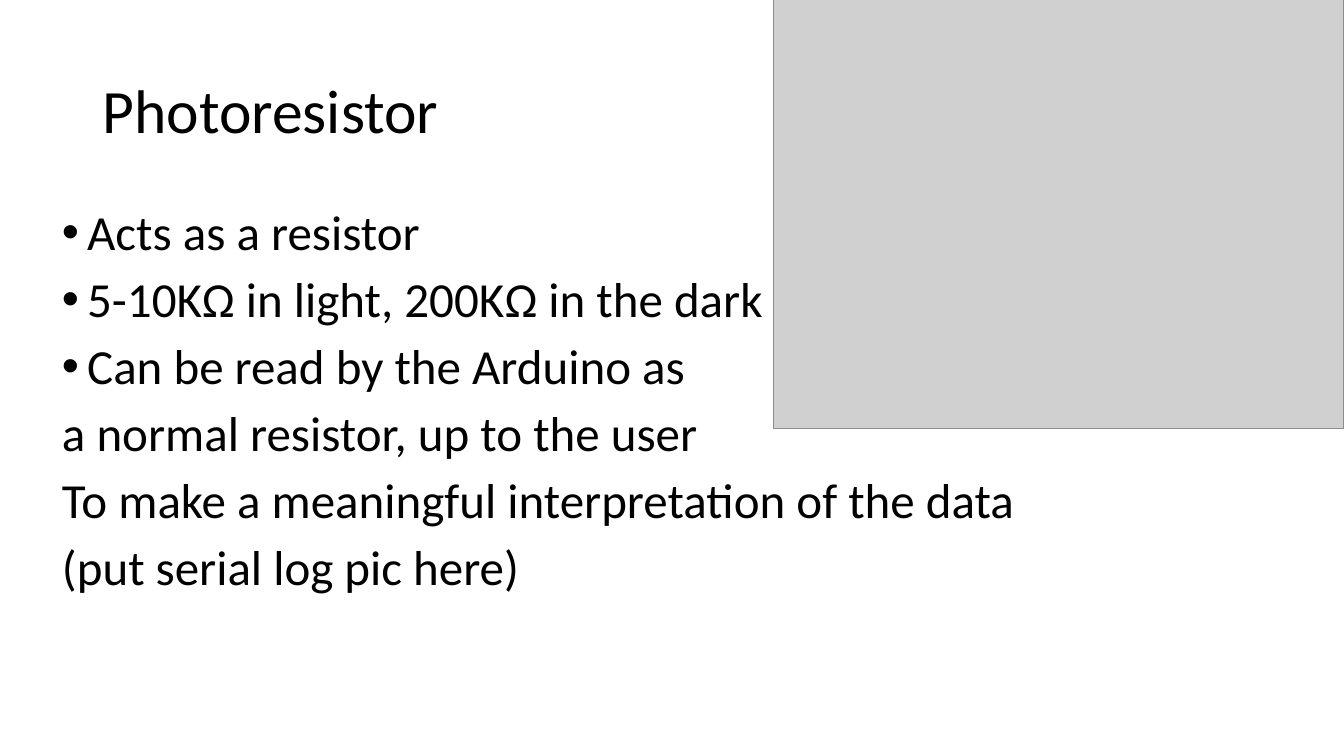
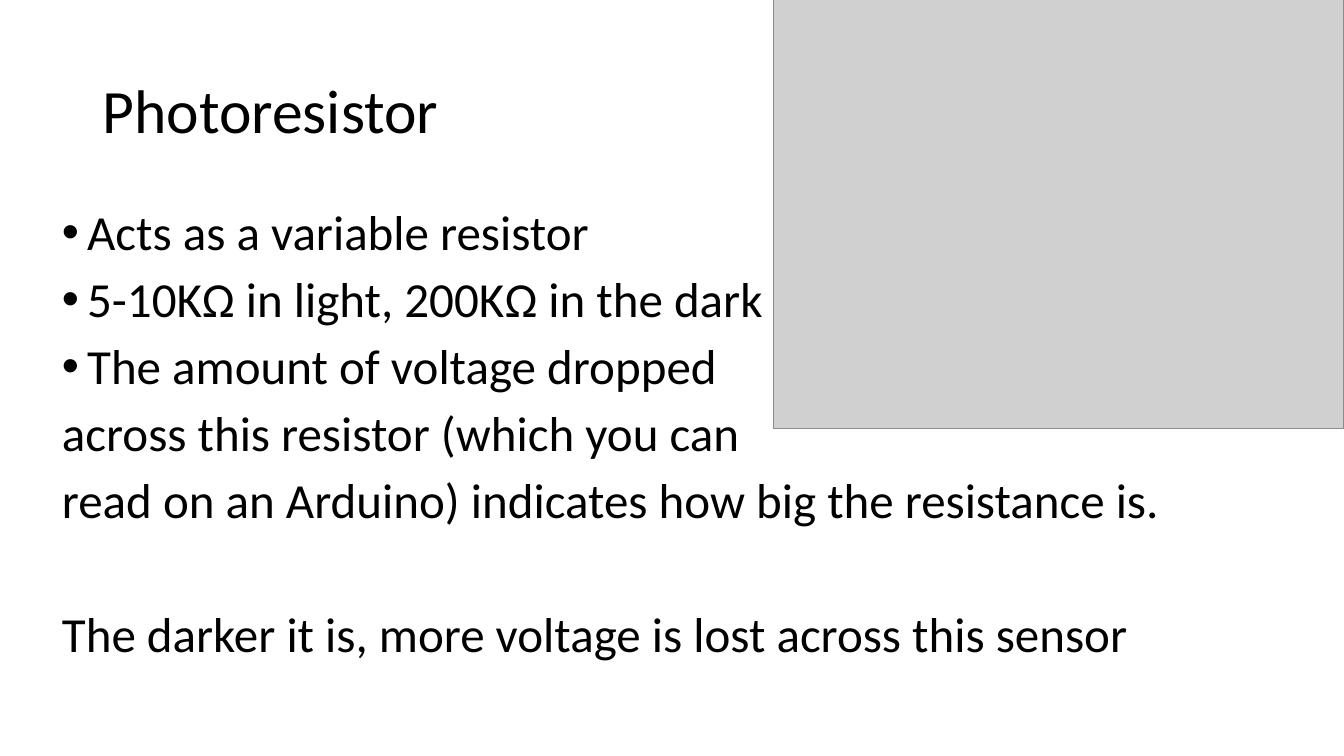
Before and after one commit to rchatrath7/PDH-Workshops, a slide deck: slide 8 of vishal-sensors-lecture/Sensor Lecture.pptx (slide 4 before the commit). Drawn at 1344x756 pixels with LibreOffice and Linux fonts; fonts in the diff are those of the drawing; grey boxes stand for pictures. Boxes give left, top, right and bottom in pixels: in the first picture for what was removed or moved away, otherwise in the second. Text is boxed around its words. In the diff, an @@ line names an element or a change of style, - is before the commit and + after.

Commit message:
Made the powerpoint simpler and more polished. Added the sample Arduino sketches including commenting for proper wiring.

```diff
--- a/vishal-sensors-lecture/Sensor Lecture.pptx
+++ b/vishal-sensors-lecture/Sensor Lecture.pptx
@@ text at bbox=[87, 216, 589, 251]: text changed @@
-• Acts as a resistor
+• Acts as a variable resistor
@@ text at bbox=[62, 350, 1159, 661]: text changed @@
-• Can be read by the Arduino as
-a normal resistor, up to the user
-To make a meaningful interpretation of the data
-(put serial log pic here)
+• The amount of voltage dropped
+across this resistor (which you can
+read on an Arduino) indicates how big the resistance is.
+The darker it is, more voltage is lost across this sensor
```
Also in this commit, not shown: 7 other slides changed, 11 slides added, 2 slides removed, 4 other files.
